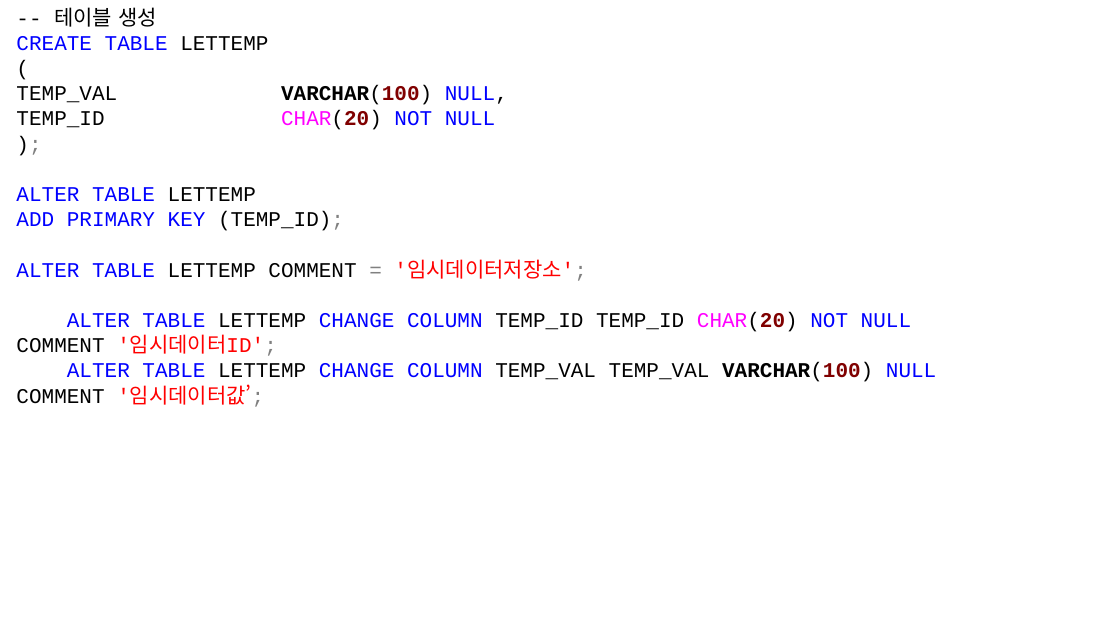
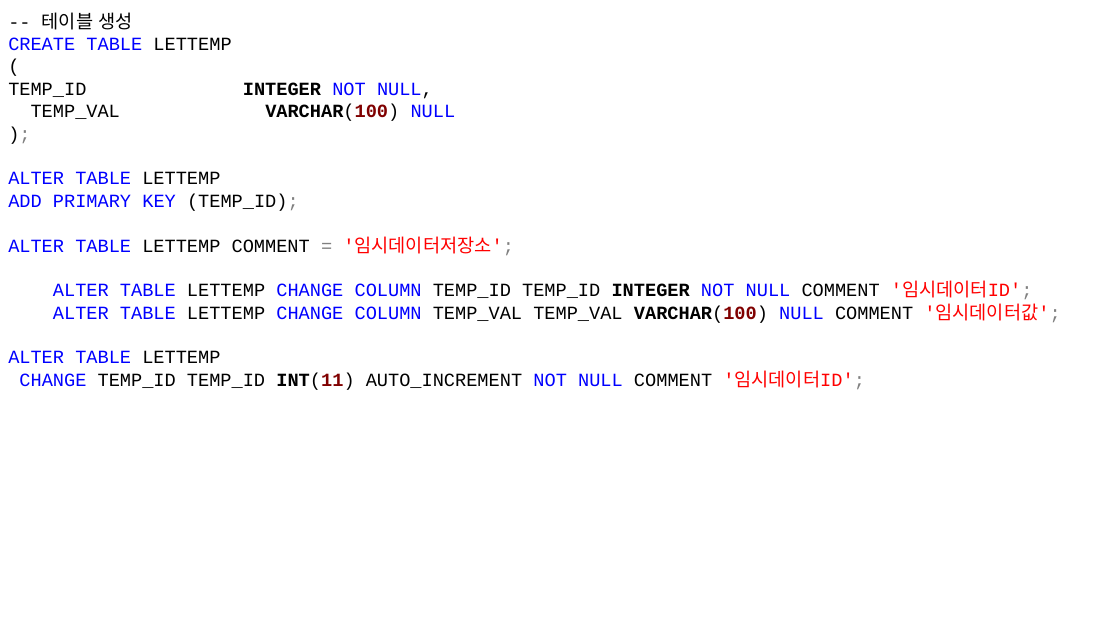
Before and after one commit to seongjinmoon/study2022, a slide deck: slide 1 of homepage2022/Document/강의/4주차/4주차 수업자료.pptx (slide 2 before the commit). Drawn at 1120x630 pixels with LibreOffice and Linux fonts; fonts in the diff are those of the drawing. Boxes give left, top, right and bottom in pixels: in the first picture for what was removed or moved away, otherwise in the second. Text is boxed around its words. In the diff, an @@ line names an element or a change of style, - is before the commit and + after.

```diff
--- a/homepage2022/Document/강의/4주차/4주차 수업자료.pptx
+++ b/homepage2022/Document/강의/4주차/4주차 수업자료.pptx
@@ text "-- 테이블 생성": place and size @@
-text "-- 테이블 생성" at [16, 7, 936, 407]
+text "-- 테이블 생성" at [8, 12, 1060, 390]
@@ text at [8, 12, 514, 255]: size 18 to 16 pt in "-- 테이블 생성", "CREATE TABLE LETTEMP", "(", ");" and 3 more places @@
@@ text at [8, 82, 456, 121]: text changed; size 18 to 16 pt @@
-TEMP_VAL VARCHAR(100) NULL,
-TEMP_ID CHAR(20) NOT NULL
+TEMP_ID INTEGER NOT NULL,
+TEMP_VAL VARCHAR(100) NULL
@@ text at [8, 283, 1060, 390]: text changed; size 18 to 16 pt @@
-ALTER TABLE LETTEMP CHANGE COLUMN TEMP_ID TEMP_ID CHAR(20) NOT NULL COMMENT '임시데이터ID';
-ALTER TABLE LETTEMP CHANGE COLUMN TEMP_VAL TEMP_VAL VARCHAR(100) NULL COMMENT '임시데이터값’;
+ALTER TABLE LETTEMP CHANGE COLUMN TEMP_ID TEMP_ID INTEGER NOT NULL COMMENT '임시데이터ID';
+ALTER TABLE LETTEMP CHANGE COLUMN TEMP_VAL TEMP_VAL VARCHAR(100) NULL COMMENT '임시데이터값';
+ALTER TABLE LETTEMP
+CHANGE TEMP_ID TEMP_ID INT(11) AUTO_INCREMENT NOT NULL COMMENT '임시데이터ID';
```
Also in this commit, not shown: 1 slide added.
